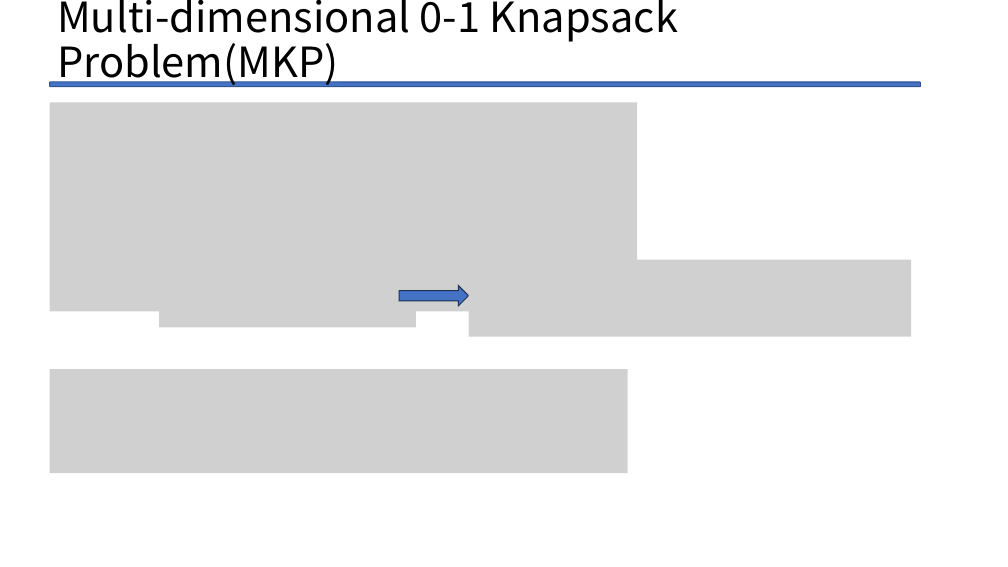
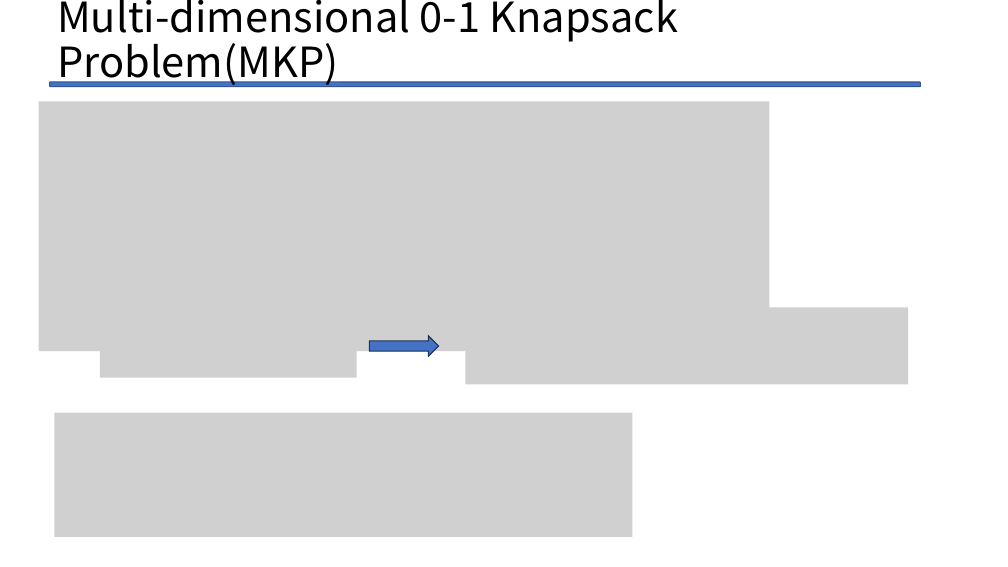
Before and after one commit to Legolas9999/zemi, a slide deck: slide 36 of lcj_ron_zemi2.pptx (slide 34 before the commit). Drawn at 1008x567 pixels with LibreOffice and Linux fonts; fonts in the diff are those of the drawing; grey boxes stand for pictures. Boxes give left, top, right and bottom in pixels: in the first picture for what was removed or moved away, otherwise in the second. Text is boxed around its words. In the diff, an @@ line names an element or a change of style, - is before the commit and + after.

```diff
--- a/lcj_ron_zemi2.pptx
+++ b/lcj_ron_zemi2.pptx
@@ picture: place and size @@
-picture at (50, 102, 637, 312)
+picture at (39, 101, 770, 351)
@@ picture removed at (159, 264, 416, 327) @@
@@ picture added at (100, 315, 357, 378) @@
@@ picture: place and size @@
-picture at (469, 259, 911, 337)
+picture at (466, 308, 908, 385)
@@ right arrow: place and size @@
-right arrow at (399, 286, 469, 306)
+right arrow at (370, 336, 439, 356)
@@ picture: place and size @@
-picture at (50, 369, 628, 473)
+picture at (54, 413, 633, 538)
```
Also in this commit, not shown: 16 other slides changed, 4 slides added, 5 other files.
